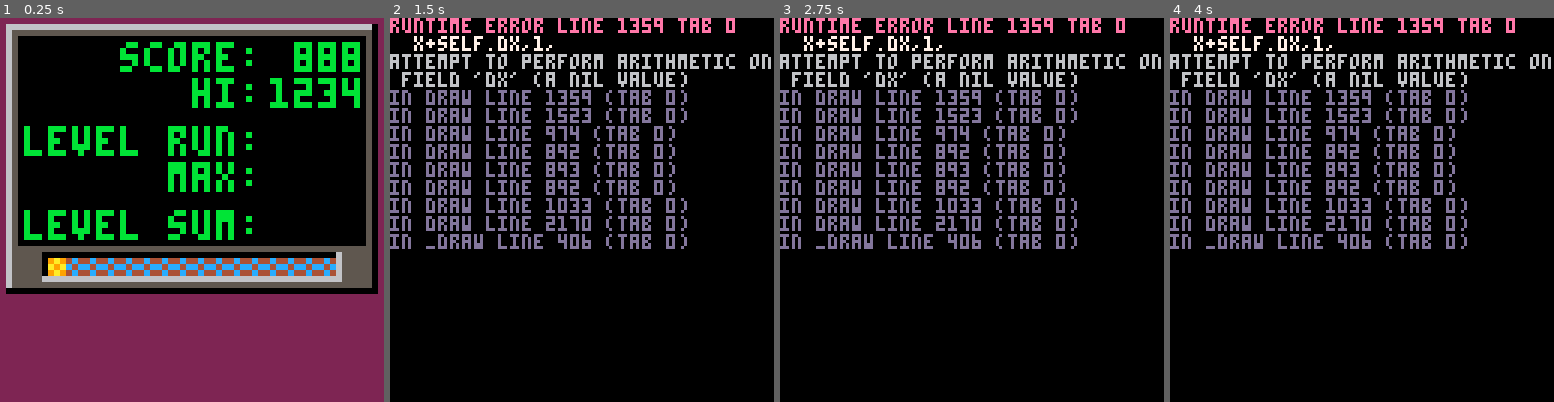
Above: before the commit, frames 1-4 (left to right).
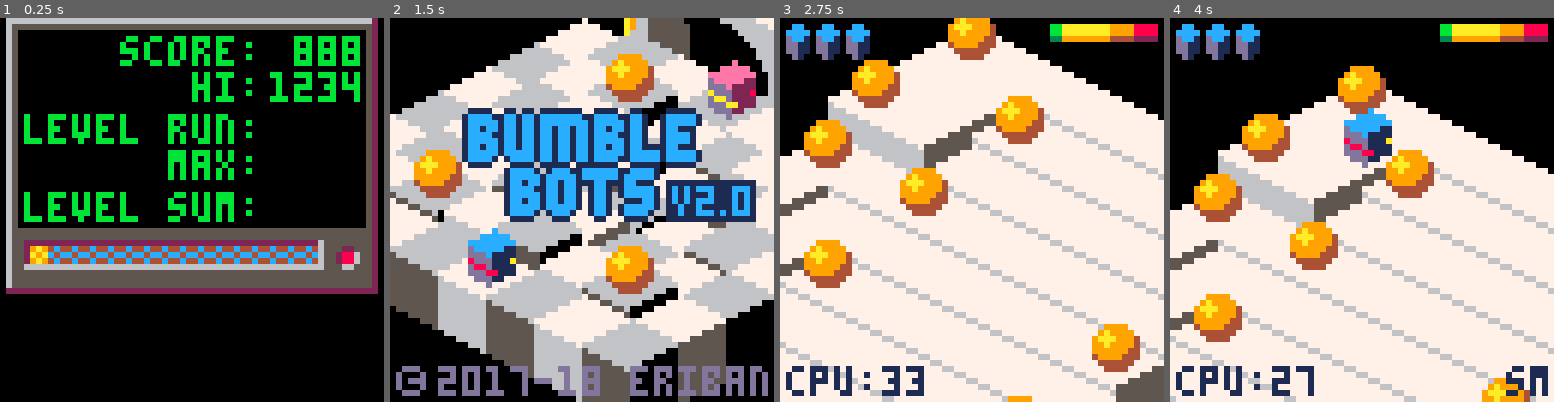
Above: after the commit, the same moments.

Repository: erwinbonsma/BumbleBotsPico8
Game: PICO-8 cartridge bumblebots-lowrez.p8
The game is run twice, just before and just after one commit, with the same random seed, the same clock (stepped at 60 frames per second) and the same inputs.
Inputs:
- Up to frame 1 (0.25 s): no input
- Up to frame 2 (1.5 s): tap X (X key) at 0.33, 1.07 s; tap O (Z key) at 0.7 s
- Up to frame 3 (2.75 s): hold Right 1.6-2.1 s; tap O (Z key) at 1.7, 2.1, 2.5 s; tap X (X key) at 1.85 s; hold Up 2.15-2.42 s; hold Right from 2.47 s (still down)
- Up to frame 4 (4 s): tap O (Z key) at 2.9, 3.3, 3.7 s; tap X (X key) at 2.97 s; release Right at 3.03 s; hold Left 3.08-3.58 s; hold Down 3.63-3.97 s

The runs differ from the first frame. In frame 1, 57% of the frame differs, in the area x 0-100%, y 0-100%; in frame 2, 83%; in frame 3, 91%; in frame 4, 80%.
Error before the commit: runtime error line 1359 tab 0; x+self.dx,1,; attempt to perform arithmetic on field 'dx' (a nil value)

Commit message:
Added bot to end screen
To do this nicely, required re-arranging pretty much all sprites in tabs three and four.
Also some pixel nudging of the screen to prevent bot from overlapping the progress bar. Also added button to screen.

Diff:
--- a/bumblebots-lowrez.p8
+++ b/bumblebots-lowrez.p8
@@ -409,12 +409,12 @@
  baselevel.draw(lvl)
 
  --bumble bots
- spr(228,12,12,5,2)
- spr(233,16,21,4,2)
+ spr(167,12,12,5,2)
+ spr(172,16,21,4,2)
 
  if clock<60 then
-  spr(180,46,27,2,1) --version
-  spr(182,1,58,1,1) --(c)
+  spr(147,46,26,2,1) --version
+  spr(149,0,57,1,1) --(c)
   print("2017-18 eriban",8,58,13)
  else
   print_await_key(
@@ -437,22 +437,23 @@
  local cnt=0
 
  function draw_screen()
-  rectfill(3,3,60,43,0)
-  rect(1,1,62,45,0)
-  rect(1,1,61,44,6)
-  rect(2,2,61,44,5)
-
-  rectfill(2,38,61,43,5)
-  rect(7,39,56,43,6)
-  rect(7,39,55,42,0)
+  rectfill(3,2,60,43,0)
+  rect(1,0,62,45,2)
+  rect(1,0,61,44,6)
+  rect(2,1,61,44,5)
+
+  rectfill(2,35,61,43,5)
+  rect(4,37,53,41,6)
+  rect(4,37,52,40,2)
+  spr(201,55,37,1,1) --button
  end
 
  function draw_progressbar()
   local maxl=progress_mgr.max_level()
-  local y=40
+  local y=38
   for l=1,#level_defs do
    local score=progress_mgr.level_hi(l)
-   local x=5+l*3
+   local x=2+l*3
    local c=(
     score>0 and 1 or
     (l<maxl and 2 or 3)
@@ -467,21 +468,24 @@
  end
 
  me.draw=function()
-  rectfill(0,0,64,64,2)
+  rectfill(0,0,64,64,0)
 
   draw_screen()
   draw_progressbar()
 
   color(11)
-  print("    score:",4,4)
-  print(" 888",45,4)
-  print("       hi:",4,10)
-  print("1234",45,10)
-
-  print("level run:",4,18)
-  print("      max:",4,24)
-  print("level sum:",4,32)
-  --todo
+  print("    score:",4,3)
+  print(" 888",45,3)
+  print("       hi:",4,9)
+  print("1234",45,9)
+
+  print("level run:",4,16)
+  print("      max:",4,22)
+  print("level sum:",4,29)
+
+  --bot
+  local d=max(0,80-cnt)
+  spr(144,8-d/2,40+d/4,3,3)
  end
 
  me.update=function()
@@ -500,6 +504,7 @@
  lvl=level:new(3)
  lvl:start()
  lvl:freeze()
+ lvl:update()
  --let enemy face player
  lvl.movers[3]:set_heading(2)
 
@@ -1358,7 +1363,7 @@
  end
 
  spr_dropped(
-  144+r%10,
+  134+r%10,
   x+self.dx,1,
   y+self.dy-self.dh,-7,
   1,2,
@@ -1808,7 +1813,7 @@
 end
 
 function pickup:draw(x,y)
- spr(134,x,y,1,1)
+ spr(196,x,y,1,1)
 end
 
 function pickup:visit(mover)
@@ -1884,7 +1889,7 @@
   --dropping. create partially
   --obscured sprite
   local src1=sprite_address(spr_idx)
-  local src2=sprite_address(135)
+  local src2=sprite_address(197)
   local dst=sprite_address(238)
   local j0=6-min(5,flr(drop/4))-dy
   local i0=-flr((dx+1)/2)
@@ -1945,7 +1950,7 @@
    multipal(self.colmap_idx)
   end
  end
- spr(137,x,y+4,2,1)
+ spr(199,x,y+4,2,1)
  pal()
 end
 
@@ -2788,7 +2793,7 @@
 
  function me.draw()
   --game over
-  spr(140,16,20,4,3)
+  spr(218,16,20,4,3)
   --todo: best game ever
  end
 
@@ -2815,7 +2820,7 @@
 
  function me.draw()
   --end of the line
-  spr(186,8,20,6,3)
+  spr(212,8,20,6,3)
  end
 
  sfx(4)
Not shown, changed: 63 lines of the sprite sheet (__gfx__) section of bumblebots-lowrez.p8
